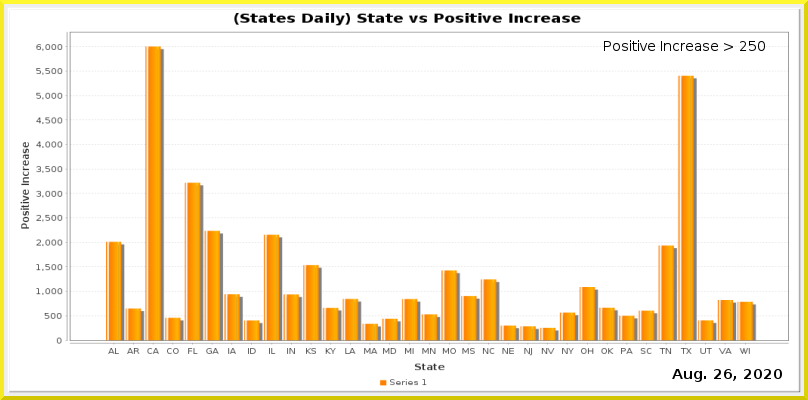
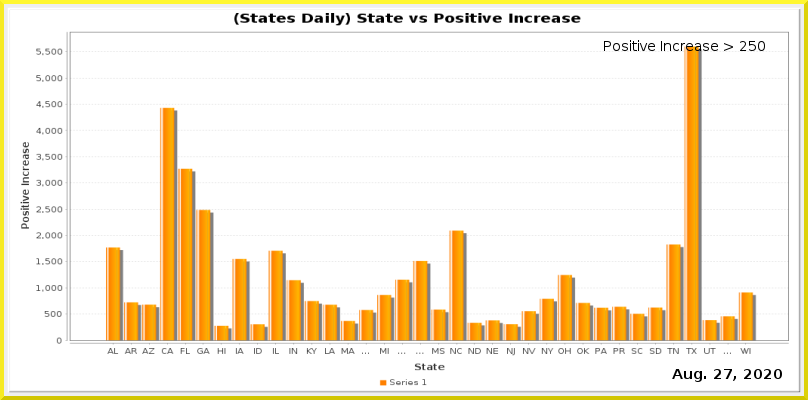
Layers edited between the first and the second w=808, h=400 image:
painted on "Current Date" over [724, 369, 732, 379]
painted on "Date_vs_TestIncrease.png" over [36, 44, 789, 356]
